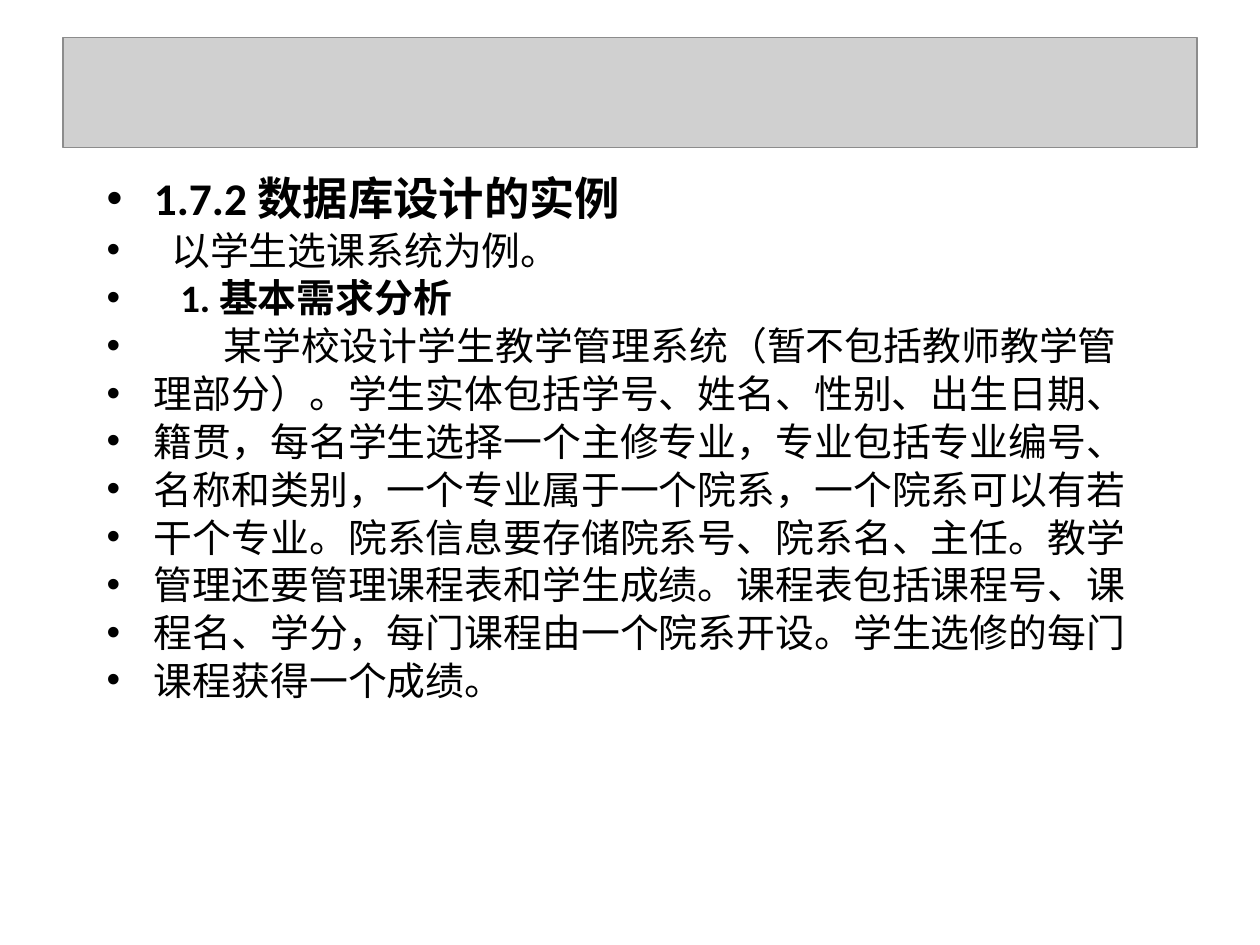
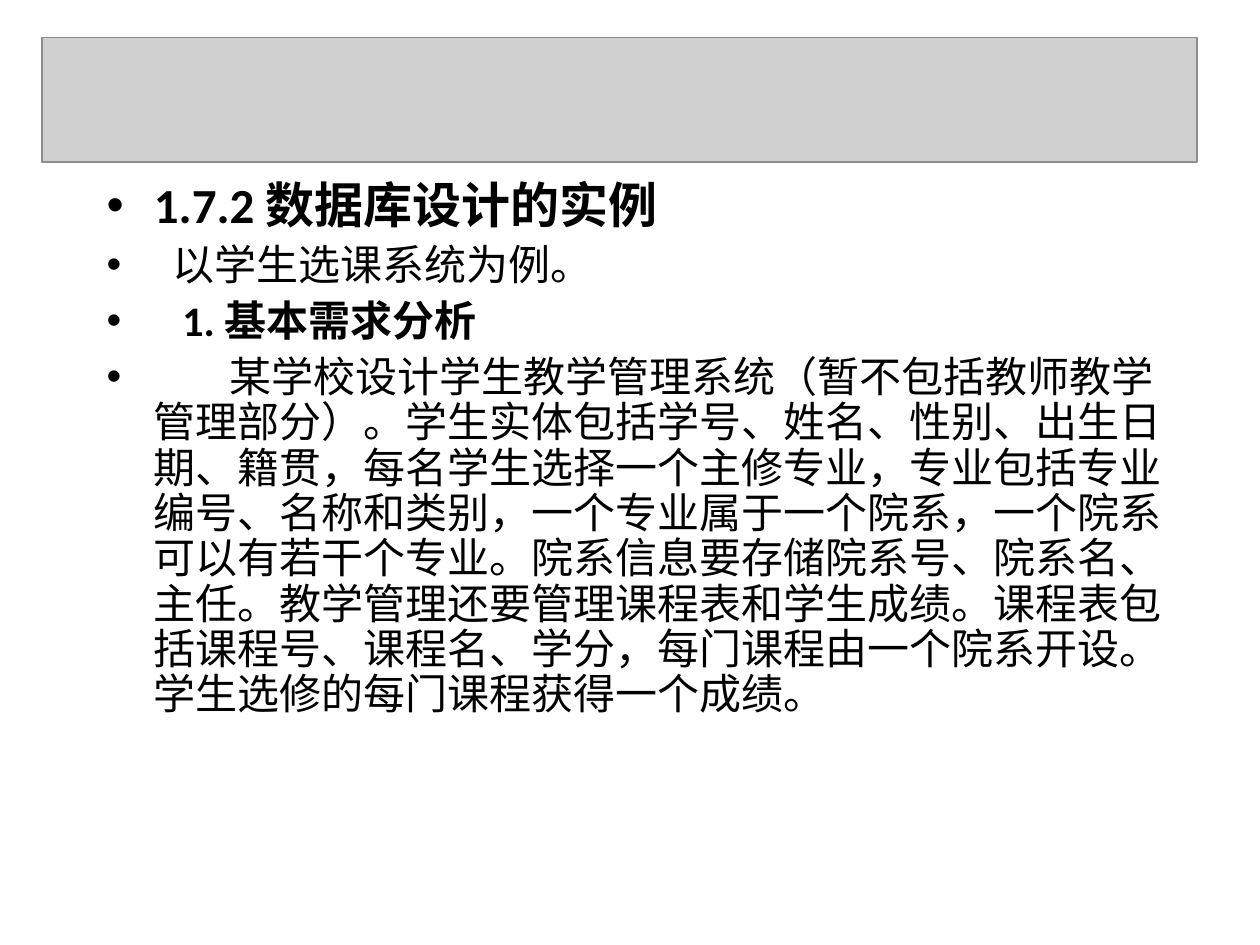
Before and after one commit to yuqingmao2019/MyWorkSpace, a slide deck: slide 114 of 数据库ppt/第1章.ppt (slide 112 before the commit). Drawn at 1260x945 pixels with LibreOffice and Linux fonts; fonts in the diff are those of the drawing; grey boxes stand for pictures; background and template pictures are left out. Boxes give left, top, right and bottom in pixels: in the first picture for what was removed or moved away, otherwise in the second. Text is boxed around its words. In the diff, an @@ line names an element or a change of style, - is before the commit and + after.

Commit message:
数据库第一章学习

```diff
--- a/数据库ppt/第1章.ppt
+++ b/数据库ppt/第1章.ppt
@@ picture: place and size @@
-picture at <box>63,38,1197,147</box>
+picture at <box>42,38,1197,163</box>
@@ text at <box>154,181,657,340</box>: size 25.9 to 28 pt in "1.7.2 数据库设计的实例"; size 22.2 to 24 pt in "以学生选课系统为例。", "1. 基本需求分析"; line spacing 0.8 to 0.9 @@
@@ text at <box>154,356,1162,713</box>: text changed; size 22.2 to 24 pt @@
-• 某学校设计学生教学管理系统（暂不包括教师教学管
-• 理部分）。学生实体包括学号、姓名、性别、出生日期、
-• 籍贯，每名学生选择一个主修专业，专业包括专业编号、
-• 名称和类别，一个专业属于一个院系，一个院系可以有若
-• 干个专业。院系信息要存储院系号、院系名、主任。教学
-• 管理还要管理课程表和学生成绩。课程表包括课程号、课
-• 程名、学分，每门课程由一个院系开设。学生选修的每门
-• 课程获得一个成绩。
+• 某学校设计学生教学管理系统（暂不包括教师教学管理部分）。学生实体包括学号、姓名、性别、出生日期、籍贯，每名学生选择一个主修专业，专业包括专业编号、名称和类别，一个专业属于一个院系，一个院系可以有若干个专业。院系信息要存储院系号、院系名、主任。教学管理还要管理课程表和学生成绩。课程表包括课程号、课程名、学分，每门课程由一个院系开设。学生选修的每门课程获得一个成绩。
```
Also in this commit, not shown: 118 other slides changed, 3 slides added, 1 slide removed, 2 other files.
